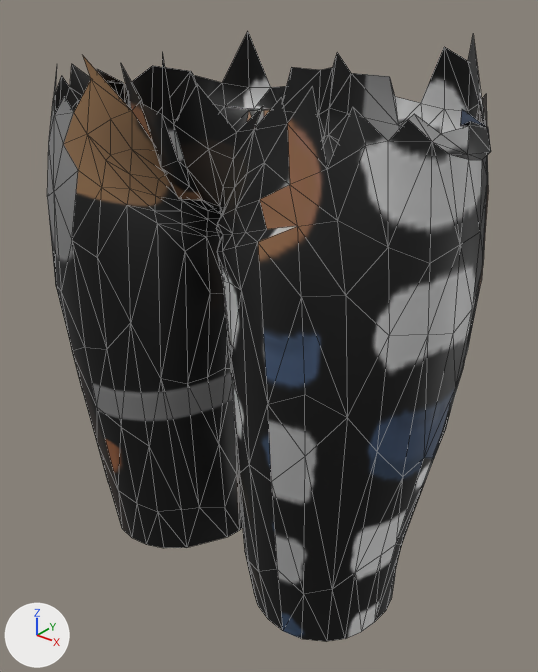
An edit to the FBX model art/cast/export/parts/f/bottom_shorts_Hero.fbx, drawn before and after from the same camera.
Rendered twice from a camera (50 mm lens) standing at (0.326, -0.413, 1.03) and looking at (0.009, -0.016, 0.784). Arrows for +X, +Y and +Z are at lower left; the lights stay in place. The first picture is the older version. Mesh edges are drawn as thin lines.

Names of what the first picture shows: 'bottom_shorts_Hero'.
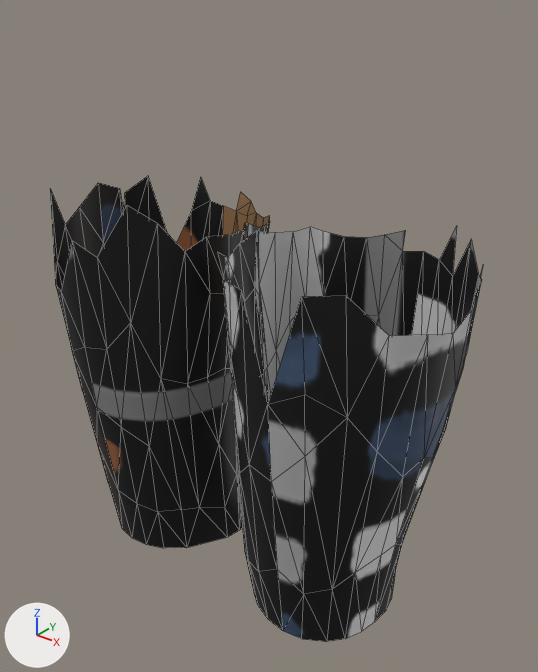
Boxes (x1, y1, x2, y2) around the edits, measured in the pictures (538 x 672 px):
'bottom_shorts_Hero', reshaped (24% shorter)
    before: (47, 31, 491, 642)
    after: (50, 176, 482, 642)
part 1 of me_bottom_shorts_hero, deleted
    before: (47, 31, 491, 402)

Edits to the bpy script that builds the scene:
```text
Change me_bottom_shorts_hero:
    used by ob_bottom_shorts_hero; location = (0.0, 0.0, 0.0)
    remove me_bottom_shorts_hero.from_pydata(...)  # 500 vertices, 887 faces; spans x -0.168..0.168, y -0.115..0.082, z 0.591..1.001
    add me_bottom_shorts_hero.from_pydata(...)  # 279 vertices, 441 faces; spans x -0.168..0.168, y -0.115..0.055, z 0.591..0.894
    me_bottom_shorts_hero part 1
    221 vertices are removed from x -0.162..0.164, y -0.113..0.082, z 0.864..1.001
    446 faces are deleted
```
